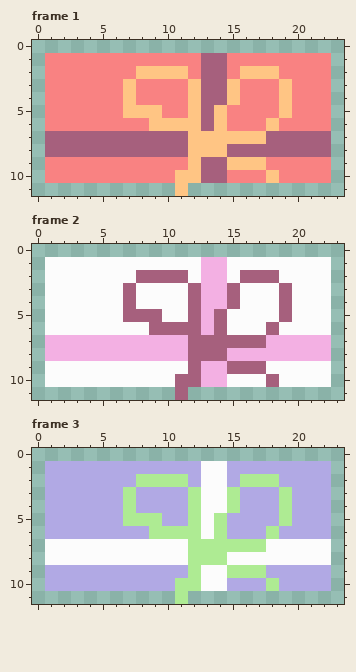
File history of a pixel-art file, asesprite_projects/2x1Present.aseprite. This is how it looked before the edit.
24x12 pixels, 3 frames. Shown: frame 1, frame 2, frame 3.
Once edited:
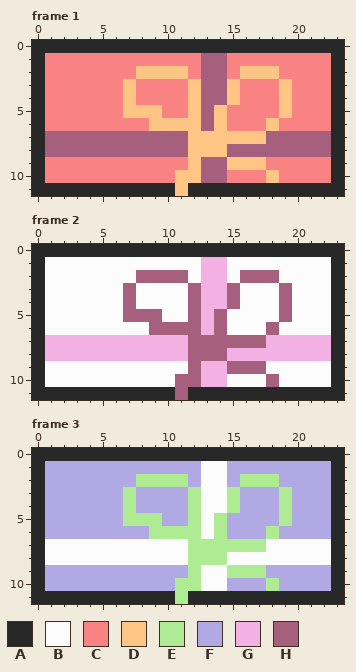
Palette (. is transparent): A #292828  B #fcfcfc  C #f98282  D #ffc584  E #aeeb93  F #b1a9e4  G #f3b0e3  H #a6607d
Diff:
layer "Outline" added
Changed rows in their new state; - is an unchanged pixel.
Frame 1, layer "Outline":
first column x 0:
 0 AAAAAAAAAAAAAAAAAAAAAAAA
 1 A----------------------A
 2 A----------------------A
 3 A----------------------A
 4 A----------------------A
 5 A----------------------A
 6 A----------------------A
 7 A----------------------A
 8 A----------------------A
 9 A----------------------A
10 A----------------------A
11 AAAAAAAAAAA-AAAAAAAAAAAA
Frame 2, layer "Outline": the same change as frame 1
Frame 3, layer "Outline": the same change as frame 1
Where, in picture pixels (left, top, right, bottom), the same in both pictures:
added: (32, 40, 344, 196)
added: (32, 244, 344, 400)
added: (32, 448, 344, 604)
